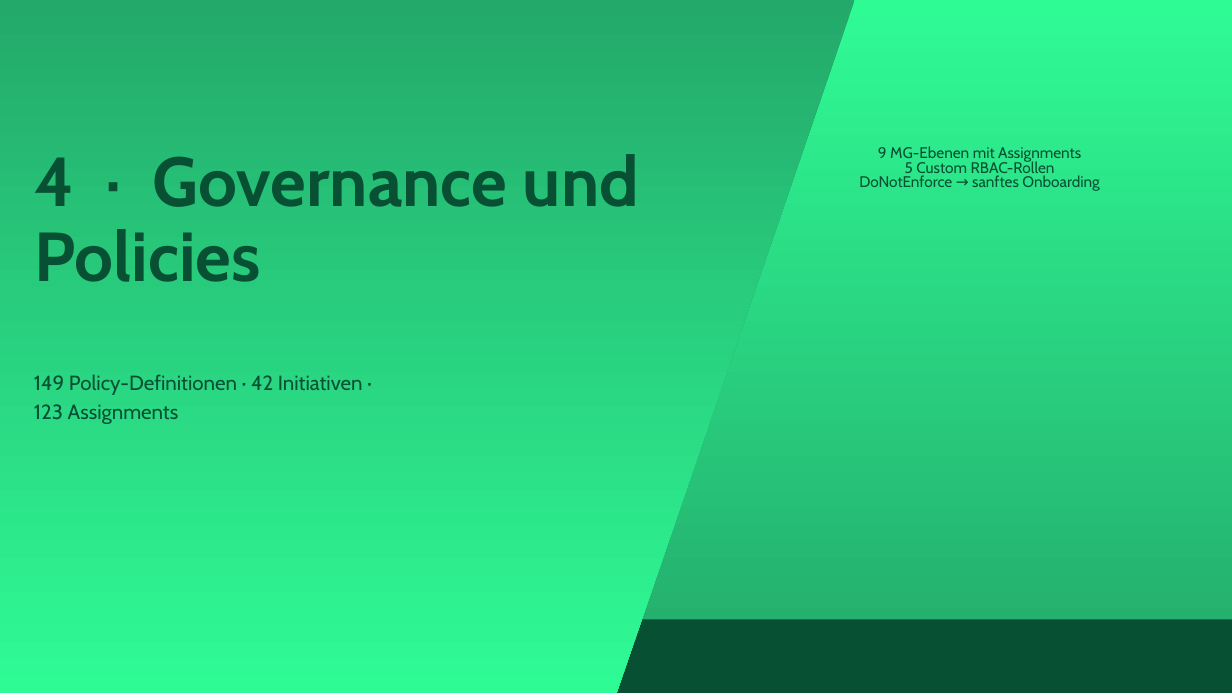
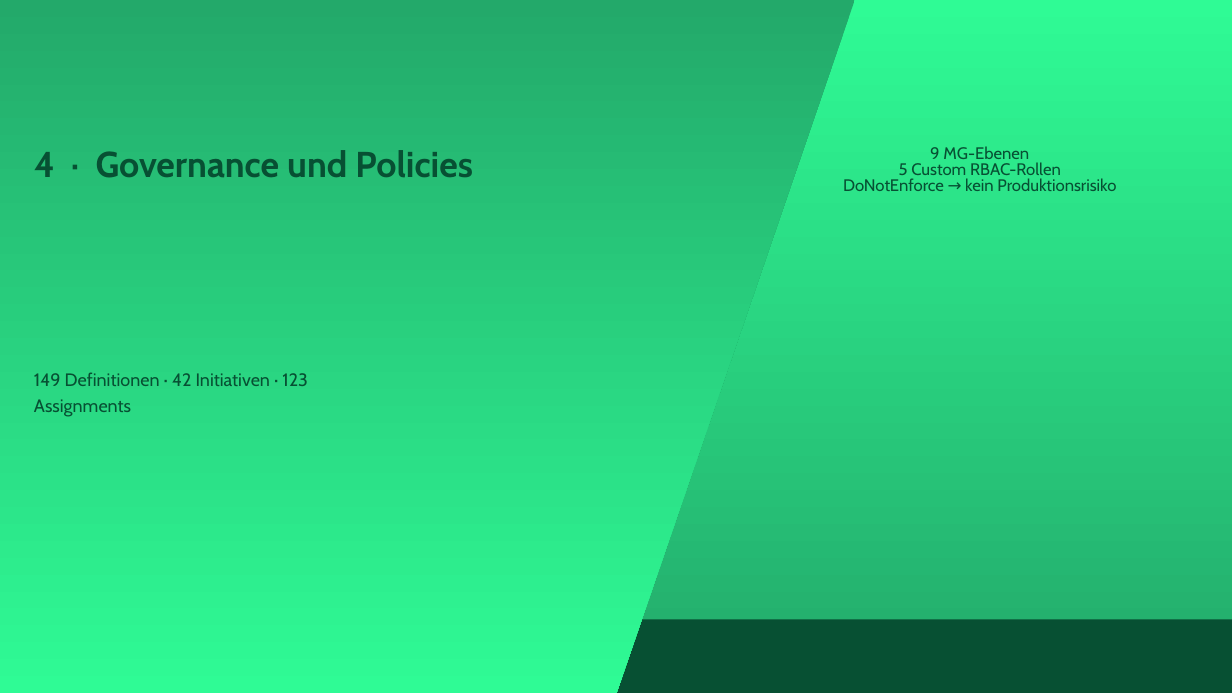
Before and after one commit to YannickBeck/azure-landing-zone, a slide deck: slide 14 of docs/konzept/Powerpoint/Azure-Landing-Zone-Konzept.pptx. Drawn at 1232x693 pixels with LibreOffice and Linux fonts; fonts in the diff are those of the drawing. Boxes give left, top, right and bottom in pixels: in the first picture for what was removed or moved away, otherwise in the second. Text is boxed around its words. In the diff, an @@ line names an element or a change of style, - is before the commit and + after.

```diff
--- a/docs/konzept/Powerpoint/Azure-Landing-Zone-Konzept.pptx
+++ b/docs/konzept/Powerpoint/Azure-Landing-Zone-Konzept.pptx
@@ title "4 · Governance und Policies" at (x1=34, y1=150, x2=473, y2=178): size 54 to 28 pt @@
@@ text at (x1=930, y1=146, x2=1029, y2=159): text changed; size 12 to 13 pt @@
-9 MG-Ebenen mit Assignments
+9 MG-Ebenen
@@ text at (x1=843, y1=178, x2=1116, y2=191): text changed; size 12 to 13 pt @@
-DoNotEnforce → sanftes Onboarding
+DoNotEnforce → kein Produktionsrisiko
@@ text at (x1=899, y1=162, x2=1061, y2=179): size 12 to 13 pt in "5 Custom RBAC-Rollen" @@
@@ subtitle at (x1=34, y1=372, x2=308, y2=417): text changed; size 16 to 14 pt @@
-149 Policy-Definitionen · 42 Initiativen · 123 Assignments
+149 Definitionen · 42 Initiativen · 123 Assignments
```
Also in this commit, not shown: 24 other slides changed, 12 slides added, 17 slides removed, 1 other file.
